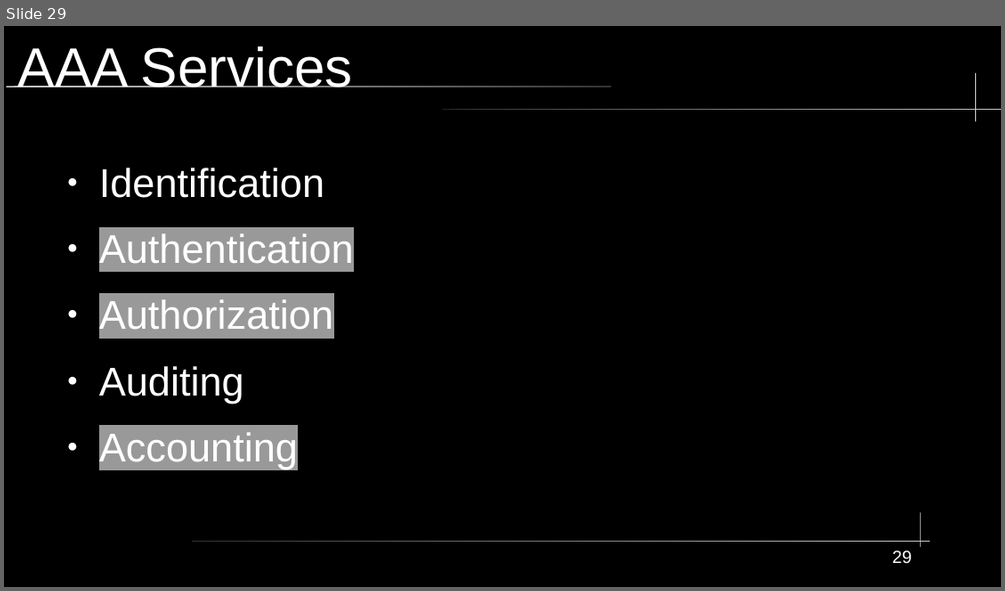
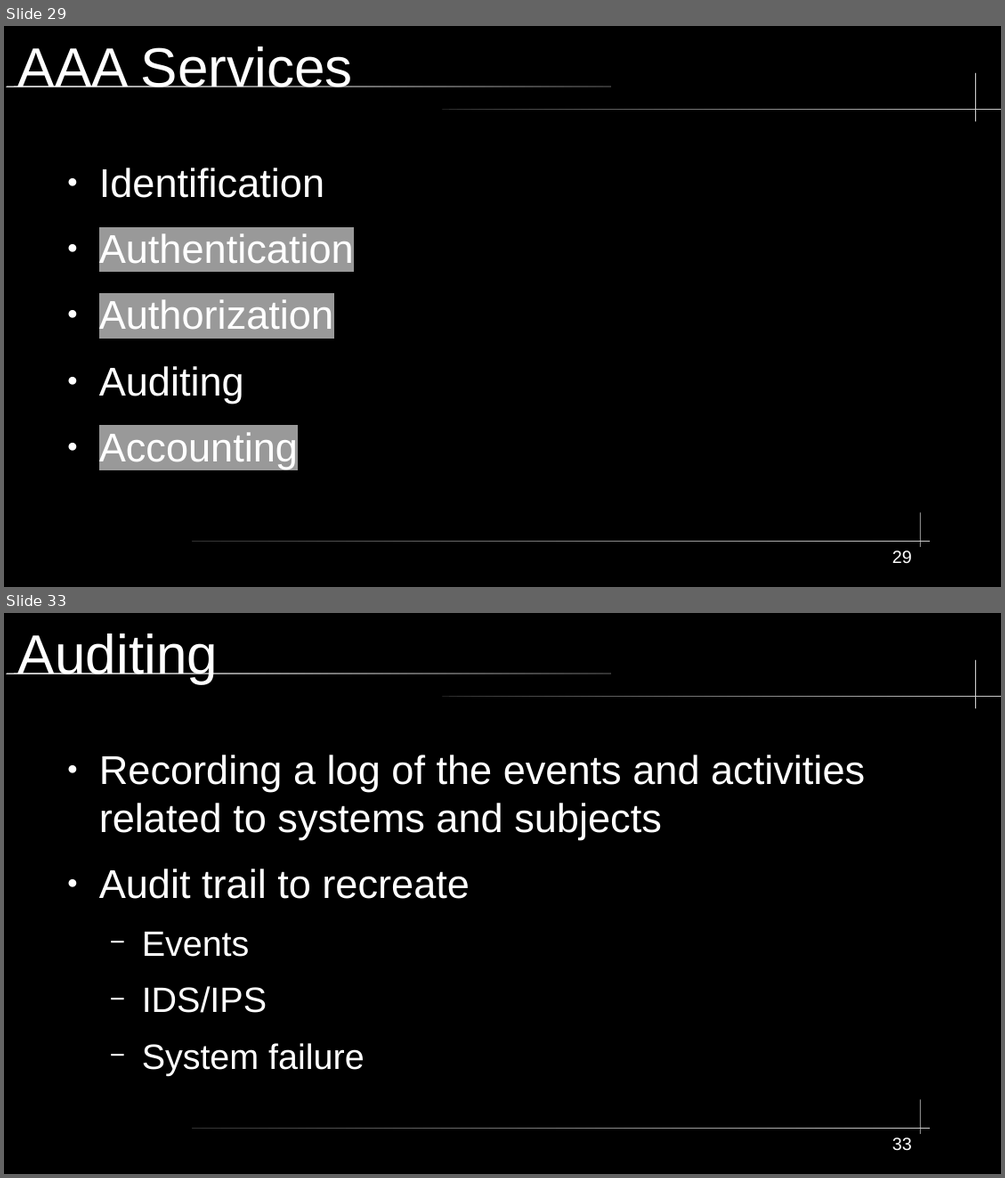
Before and after one commit to City-Colleges-of-Chicago-Cybersecurity/COMPSFI-214, a slide deck: 2026/Spring/powerpoints/Chapter-01-Security-Governance-Through-Principles-and-Policies.odp. Shown one above the other, each under a label of ours: slide 29 before the commit, slides 29 and 33 after it; the slides between them are not shown. The pictures are 1005x591 and 1005x1178 pixels, drawn with LibreOffice and Linux fonts; fonts in the diff are those of the drawing. Boxes give left, top, right and bottom in pixels: in the first picture for what was removed or moved away, otherwise in the second. Text is boxed around its words. In the diff, an @@ line names an element or a change of style, - is before the commit and + after.

```diff
--- a/2026/Spring/powerpoints/Chapter-01-Security-Governance-Through-Principles-and-Policies.odp
+++ b/2026/Spring/powerpoints/Chapter-01-Security-Governance-Through-Principles-and-Policies.odp
@@ slide 33 added at (x1=4, y1=613, x2=1001, y2=1174), background #000000; not listed: 5 template elements that a slide beside it also shows @@
@@ title added at (x1=18, y1=633, x2=218, y2=684), 44 pt, text #FFFFFF @@
+Auditing
@@ text added at (x1=99, y1=755, x2=865, y2=1076), 32 pt, text #FFFFFF @@
+● Recording a log of the events and activities related to systems and subjects
+● Audit trail to recreate
+  − Events
+  − IDS/IPS
+  − System failure
@@ page number added at (x1=892, y1=1137, x2=912, y2=1151), 14 pt, text #FFFFFF @@
+33
```
Also in this commit, not shown: 11 other slides added, 1 slide removed.
